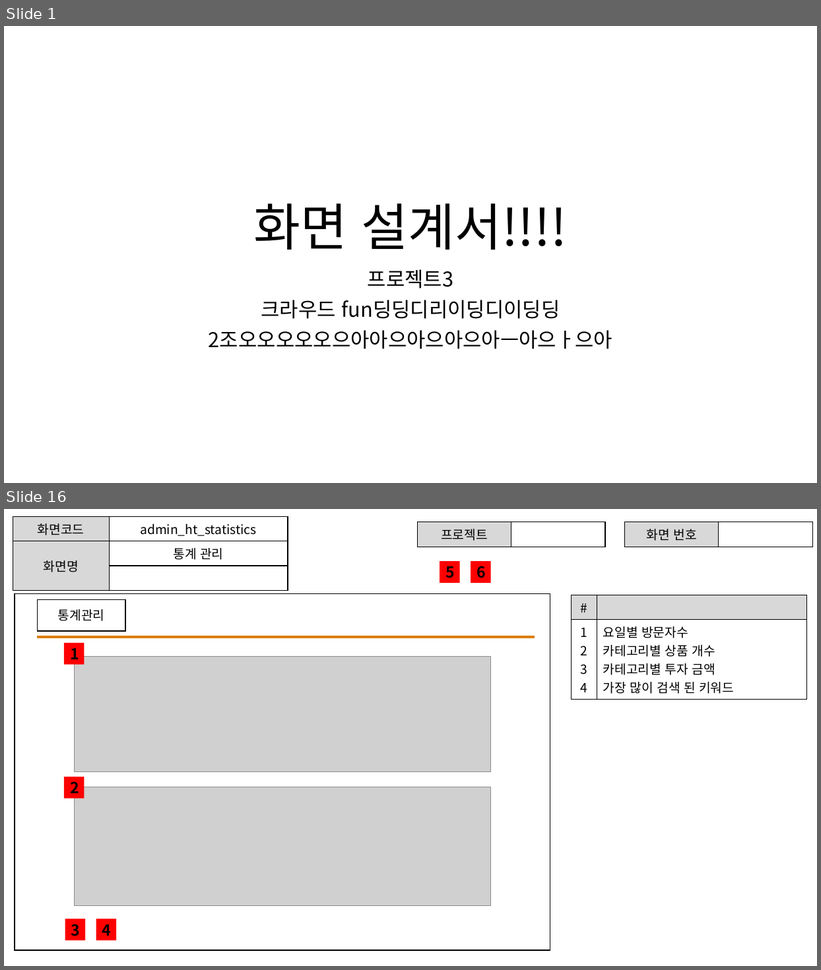
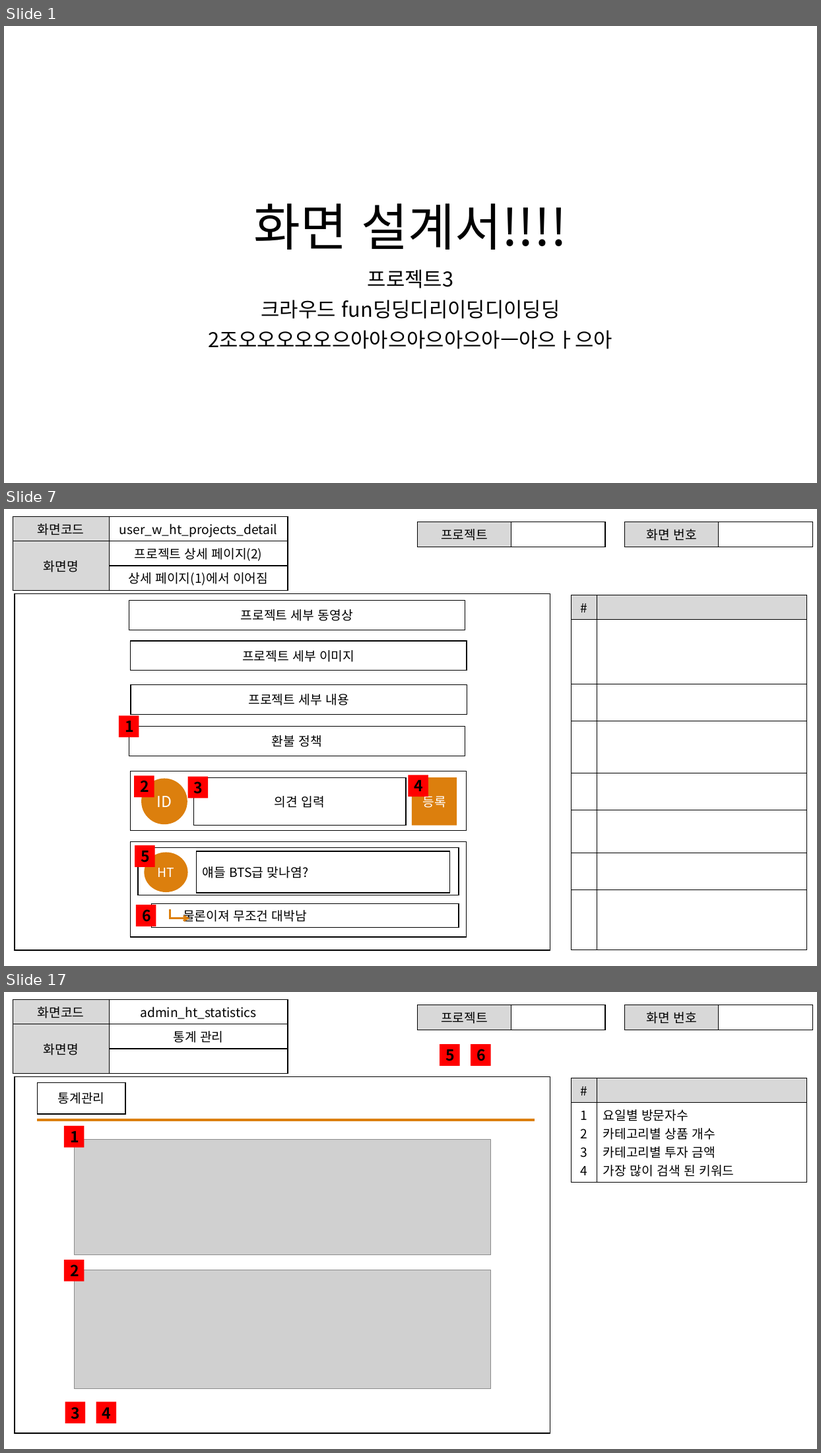
Before and after one commit to ezenteam2/EzenCrowdFunding, a slide deck: project03 화면설계서/project03 - 화면 설계서 - 현태.pptx. Shown one above the other, each under a label of ours: slides 1 and 16 before the commit, slides 1, 7 and 17 after it; the slides between them are not shown. The pictures are 821x970 and 821x1453 pixels, drawn with LibreOffice and Linux fonts; fonts in the diff are those of the drawing; grey boxes stand for pictures. Boxes give left, top, right and bottom in pixels: in the first picture for what was removed or moved away, otherwise in the second. Text is boxed around its words. In the diff, an @@ line names an element or a change of style, - is before the commit and + after.

```diff
--- a/project03 화면설계서/project03 - 화면 설계서 - 현태.pptx
+++ b/project03 화면설계서/project03 - 화면 설계서 - 현태.pptx
@@ slide 7 added at (4, 509, 817, 966), background #FFFFFF @@
@@ table added at (13, 517, 288, 588), 3 rows, 2 columns @@
+화면코드 | user_w_ht_projects_detail
+화면명 | 프로젝트 상세 페이지(2)
+ | 상세 페이지(1)에서 이어짐
@@ table added at (418, 522, 605, 544), 1 rows, 2 columns @@
+프로젝트 | 
@@ table added at (625, 522, 813, 544), 1 rows, 2 columns @@
+화면 번호 | 
@@ rectangle added at (15, 593, 550, 951), outline #000000 1 pt @@
@@ table added at (572, 595, 807, 949), 8 rows, 2 columns @@
+# | 
+ | 
+ | 
+ | 
+ | 
+ | 
+ | 
+ | 
@@ group added at (119, 601, 467, 938): 17 rectangles, 2 ellipses, 1 elbow arrow @@
+프로젝트 세부 동영상
+프로젝트 세부 이미지
+프로젝트 세부 내용
+환불 정책
+1
+물론이져 무조건 대박남
+ID
+의견 입력
+등록
+HT
+얘들 BTS급 맞나염?
+2
+3
+4
+5
+6
@@ what was slide 16 is now slide 17 @@
```
Also in this commit, not shown: 16 slides changed, 1 other file.
